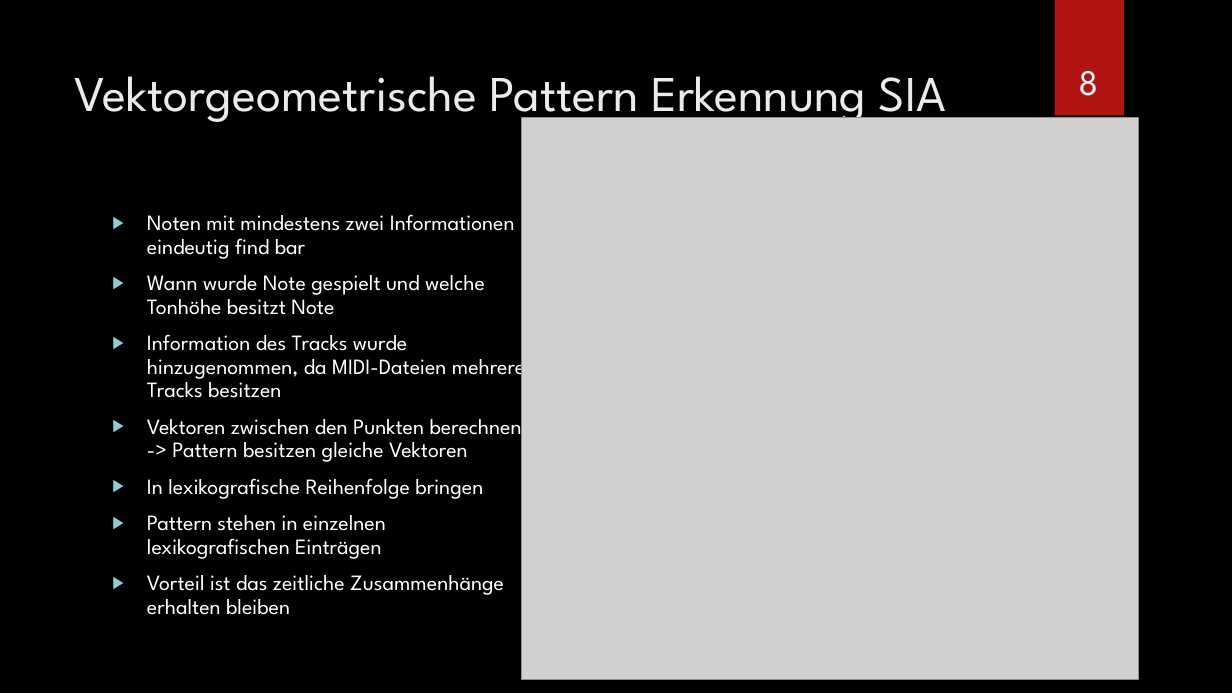
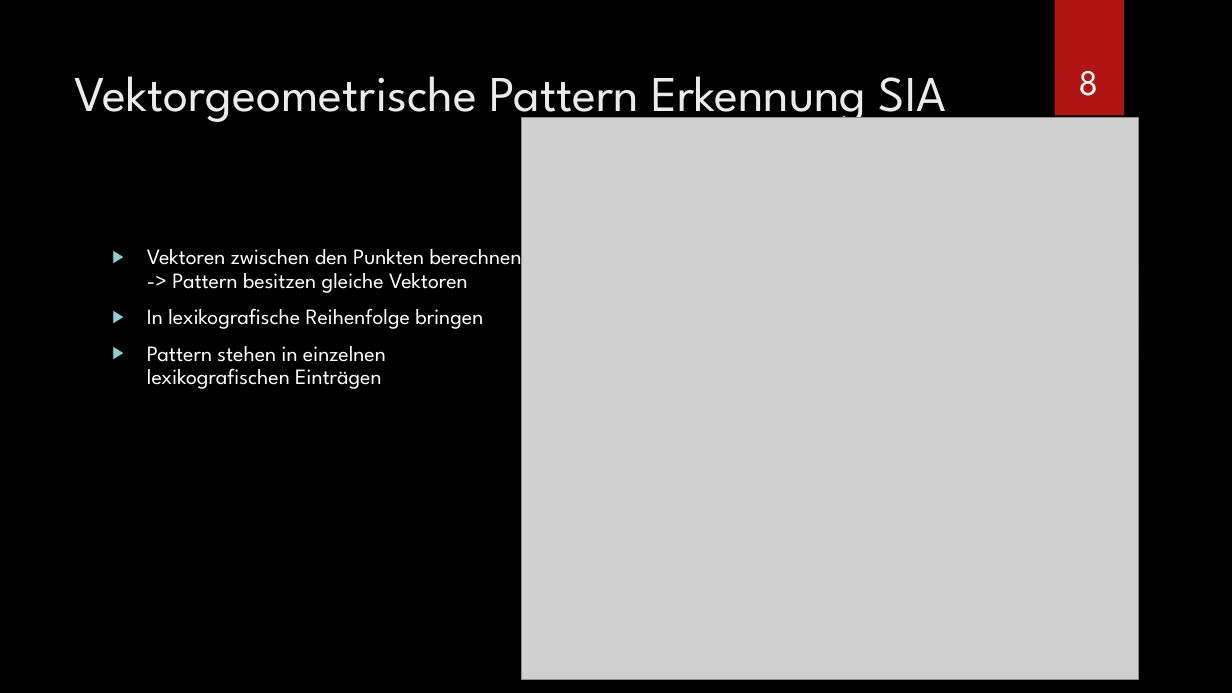
Before and after one commit to Hozeeben/Masterarbeit, a slide deck: slide 8 of Unterlagen/Masterseminar.pptx. Drawn at 1232x693 pixels with LibreOffice and Linux fonts; fonts in the diff are those of the drawing; grey boxes stand for pictures; background and template pictures are left out. Boxes give left, top, right and bottom in pixels: in the first picture for what was removed or moved away, otherwise in the second. Text is boxed around its words. In the diff, an @@ line names an element or a change of style, - is before the commit and + after.

```diff
--- a/Unterlagen/Masterseminar.pptx
+++ b/Unterlagen/Masterseminar.pptx
@@ text at (x1=147, y1=214, x2=525, y2=398): paragraphs removed @@
-▶ Noten mit mindestens zwei Informationen eindeutig find bar
-▶ Wann wurde Note gespielt und welche Tonhöhe besitzt Note
-▶ Information des Tracks wurde hinzugenommen, da MIDI-Dateien mehrere Tracks besitzen
@@ text "Vektoren zwischen den Punkten berechnen ..." moved from (x1=147, y1=214, x2=525, y2=615) to (x1=147, y1=243, x2=522, y2=389) @@
@@ text at (x1=147, y1=575, x2=504, y2=615): paragraph removed @@
-▶ Vorteil ist das zeitliche Zusammenhänge erhalten bleiben
```
Also in this commit, not shown: 13 other slides changed, 1 slide removed.
